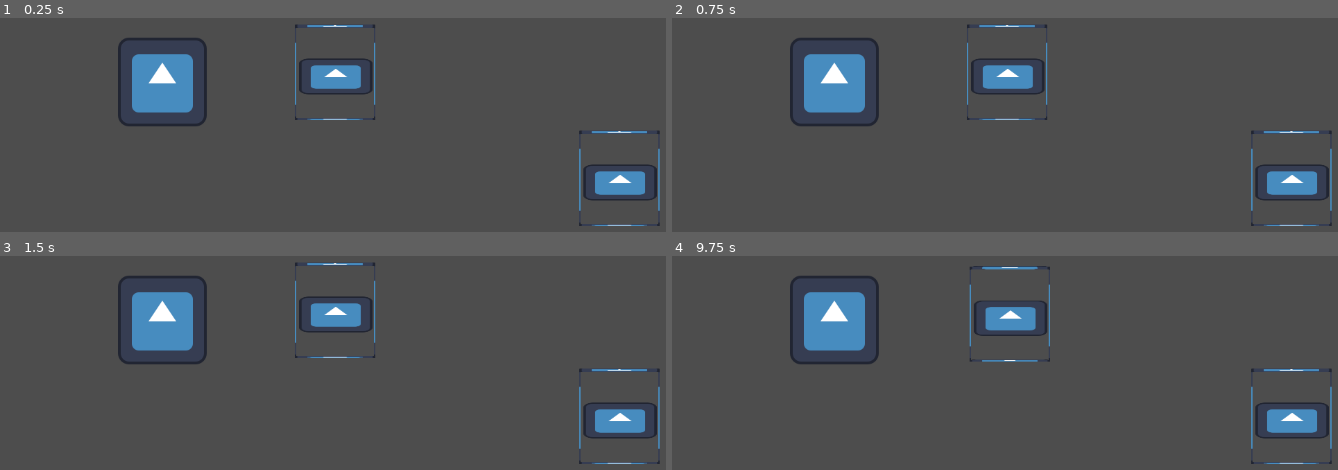
Above: before the commit, frames 1-4 (two rows, left to right).
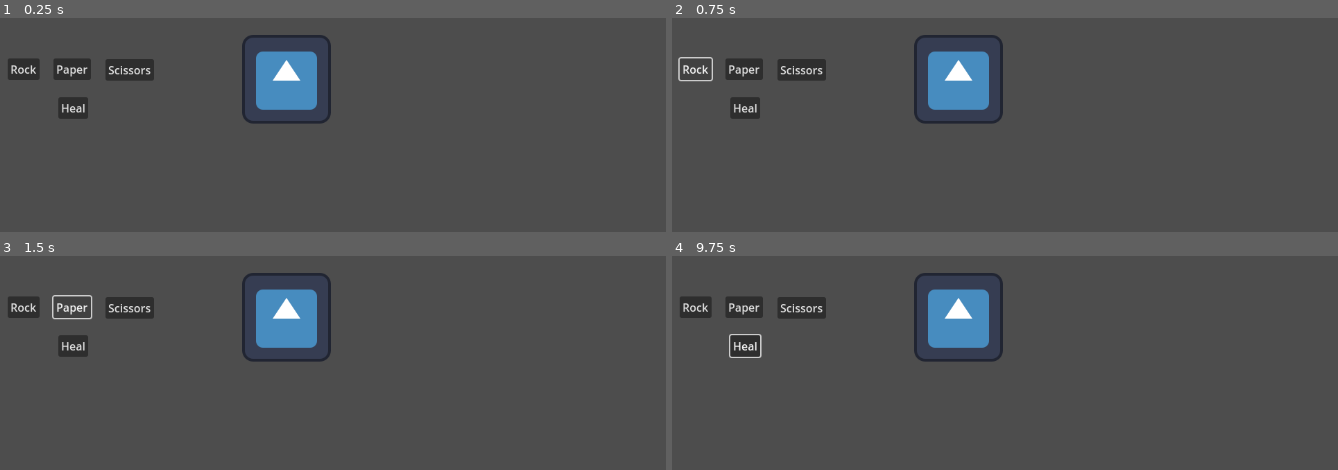
Above: after the commit, the same moments.

Repository: We-Are-Gamers/LD54
Game: Godot game, scene res://test_scene.tscn
Same seed, same stepped clock (60 frames per second), same inputs: the game is played once before the commit and once after it. Before the commit the project starts from res://game_scene.tscn. The engine's default icon, where the game draws it, is replaced by a stand-in: a white triangle on a blue panel in a dark square.
Inputs (mouse positions are in pixels of both pictures, inside the frame that each line leads up to):
- Up to frame 1 (0.25 s): no input
- Up to frame 2 (0.75 s): click (698, 69) at 0.5 s, where only the run after the commit has a clickable "Rock"
- Up to frame 3 (1.5 s): click (73, 307) at 1.25 s, where only the run after the commit has a clickable "Paper"
- Up to frame 4 (9.75 s): click (798, 307) at 2 s, where only the run after the commit has a clickable "Scissors"; click (745, 345) at 2.75 s, where only the run after the commit has a clickable "Heal"; click (698, 307) at 3.5 s, where only the run after the commit has a clickable "Rock"; click (745, 307) at 4.25 s, where only the run after the commit has a clickable "Paper"; click (798, 307) at 5 s, where only the run after the commit has a clickable "Scissors"; click (745, 345) at 5.75 s, where only the run after the commit has a clickable "Heal"; click (698, 307) at 6.5 s, where only the run after the commit has a clickable "Rock"; click (745, 307) at 7.25 s, where only the run after the commit has a clickable "Paper"; click (798, 307) at 8 s, where only the run after the commit has a clickable "Scissors"; click (745, 345) at 8.75 s, where only the run after the commit has a clickable "Heal"; tap Enter at 9.5 s; drag from (1005, 309) to (1031, 339) at 9.52 s

The runs differ from the first frame. In frame 1, 10% of the frame differs, in the area x 1-100%, y 3-98%; in frame 2, 10%; in frame 3, 10%; in frame 4, 11%, in the area x 1-100%, y 4-98%.

Commit message:
Very basic menu plus player

Diff:
--- /dev/null
+++ b/action_menu.tscn
@@ -0,0 +1,36 @@
+[gd_scene load_steps=2 format=3 uid="uid://bxh5538ht0b3j"]
+
+[ext_resource type="Script" path="res://menu_handler.gd" id="1_trr1x"]
+
+[node name="ActionMenu" type="Node2D"]
+script = ExtResource("1_trr1x")
+
+[node name="Rock" type="Button" parent="."]
+offset_right = 8.0
+offset_bottom = 8.0
+text = "Rock"
+
+[node name="Paper" type="Button" parent="."]
+offset_left = 66.0
+offset_right = 120.0
+offset_bottom = 31.0
+text = "Paper"
+
+[node name="Scissors" type="Button" parent="."]
+offset_left = 141.0
+offset_top = 1.0
+offset_right = 211.0
+offset_bottom = 32.0
+text = "Scissors"
+
+[node name="Heal" type="Button" parent="."]
+offset_left = 73.0
+offset_top = 56.0
+offset_right = 116.0
+offset_bottom = 87.0
+text = "Heal"
+
+[connection signal="pressed" from="Rock" to="." method="_on_rock_pressed"]
+[connection signal="pressed" from="Paper" to="." method="_on_paper_pressed"]
+[connection signal="pressed" from="Scissors" to="." method="_on_scissors_pressed"]
+[connection signal="pressed" from="Heal" to="." method="_on_heal_pressed"]
--- /dev/null
+++ b/attack_button.gd
@@ -0,0 +1,18 @@
+extends Button
+
+signal button_action(type)
+
+@export var action_type: String
+
+# Called when the node enters the scene tree for the first time.
+func _ready():
+	pass # Replace with function body.
+
+
+# Called every frame. 'delta' is the elapsed time since the previous frame.
+func _process(delta):
+	pass
+
+
+func _on_pressed():
+	emit_signal("button_action", action_type)
--- /dev/null
+++ b/health_bar.tscn
@@ -0,0 +1,16 @@
+[gd_scene format=3 uid="uid://dqenlrcretk07"]
+
+[node name="Health Bar" type="Node2D"]
+
+[node name="VBoxContainer" type="VBoxContainer" parent="."]
+offset_left = 19.0
+offset_top = 36.0
+offset_right = 59.0
+offset_bottom = 76.0
+
+[node name="ProgressBar" type="ProgressBar" parent="VBoxContainer"]
+layout_mode = 2
+max_value = 10.0
+step = 1.0
+value = 10.0
+show_percentage = false
--- /dev/null
+++ b/menu_handler.gd
@@ -0,0 +1,28 @@
+extends Node2D
+
+signal button_action(type)
+
+# Called when the node enters the scene tree for the first time.
+func _ready():
+	pass # Replace with function body.
+
+
+# Called every frame. 'delta' is the elapsed time since the previous frame.
+func _process(delta):
+	pass
+
+
+func _on_rock_pressed():
+	emit_signal("button_action", "rock")
+
+
+func _on_paper_pressed():
+	emit_signal("button_action", "paper")
+
+
+func _on_scissors_pressed():
+	emit_signal("button_action", "scissors")
+
+
+func _on_heal_pressed():
+	emit_signal("button_action", "heal")
--- /dev/null
+++ b/player.gd
@@ -0,0 +1,38 @@
+extends Node2D
+
+@export var max_health: int
+@export var current_health: int
+@export var heal_amount: int
+@export var rock_power: int
+@export var paper_power: int
+@export var scissor_power: int
+
+# Called when the node enters the scene tree for the first time.
+func _ready():
+	current_health = max_health
+
+
+# Called every frame. 'delta' is the elapsed time since the previous frame.
+func _process(delta):
+	pass
+
+
+func _on_action_menu_button_action(type):
+	if(type == "rock"):
+		attack(rock_power)
+	elif(type == "paper"):
+		attack(paper_power)
+	elif(type == "scissors"):
+		attack(scissor_power)
+	elif(type == "heal"):
+		heal(heal_amount)
+
+	print(current_health)
+
+
+func attack(damage):
+	current_health -= damage
+
+
+func heal(healing):
+	current_health += healing
--- /dev/null
+++ b/player.tscn
@@ -0,0 +1,17 @@
+[gd_scene load_steps=3 format=3 uid="uid://ddmaq0s288vp4"]
+
+[ext_resource type="Script" path="res://player.gd" id="1_1p0hc"]
+[ext_resource type="Texture2D" uid="uid://daj0dmdfuyb5f" path="res://resources/icon.svg" id="2_i8td5"]
+
+[node name="Player" type="Node2D"]
+position = Vector2(297, 224)
+script = ExtResource("1_1p0hc")
+max_health = 10
+heal_amount = 2
+rock_power = 1
+paper_power = 1
+scissor_power = 1
+
+[node name="Icon" type="Sprite2D" parent="."]
+position = Vector2(0, -3)
+texture = ExtResource("2_i8td5")
--- a/project.godot
+++ b/project.godot
@@ -11,7 +11,7 @@
 [application]
 
 config/name="LD54"
-run/main_scene="res://game_scene.tscn"
+run/main_scene="res://test_scene.tscn"
 config/features=PackedStringArray("4.1", "GL Compatibility")
 config/icon="res://resources/icon.svg"
 
--- /dev/null
+++ b/test_scene.tscn
@@ -0,0 +1,14 @@
+[gd_scene load_steps=3 format=3 uid="uid://bdgqmxnvkmncq"]
+
+[ext_resource type="PackedScene" uid="uid://bxh5538ht0b3j" path="res://action_menu.tscn" id="1_mby8h"]
+[ext_resource type="PackedScene" uid="uid://ddmaq0s288vp4" path="res://player.tscn" id="2_pw7o6"]
+
+[node name="test_scene" type="Node2D"]
+
+[node name="ActionMenu" parent="." instance=ExtResource("1_mby8h")]
+position = Vector2(187, 119)
+
+[node name="Player" parent="." instance=ExtResource("2_pw7o6")]
+position = Vector2(589, 152)
+
+[connection signal="button_action" from="ActionMenu" to="Player" method="_on_action_menu_button_action"]
Not shown: 1 places in game_scene.tscn that only renumber resources
